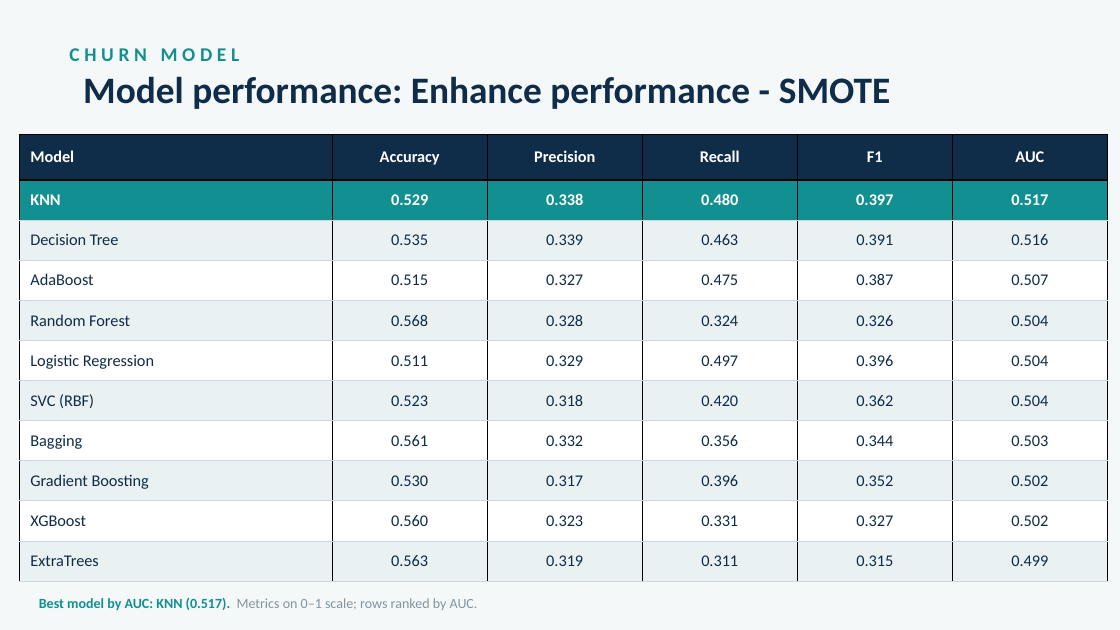
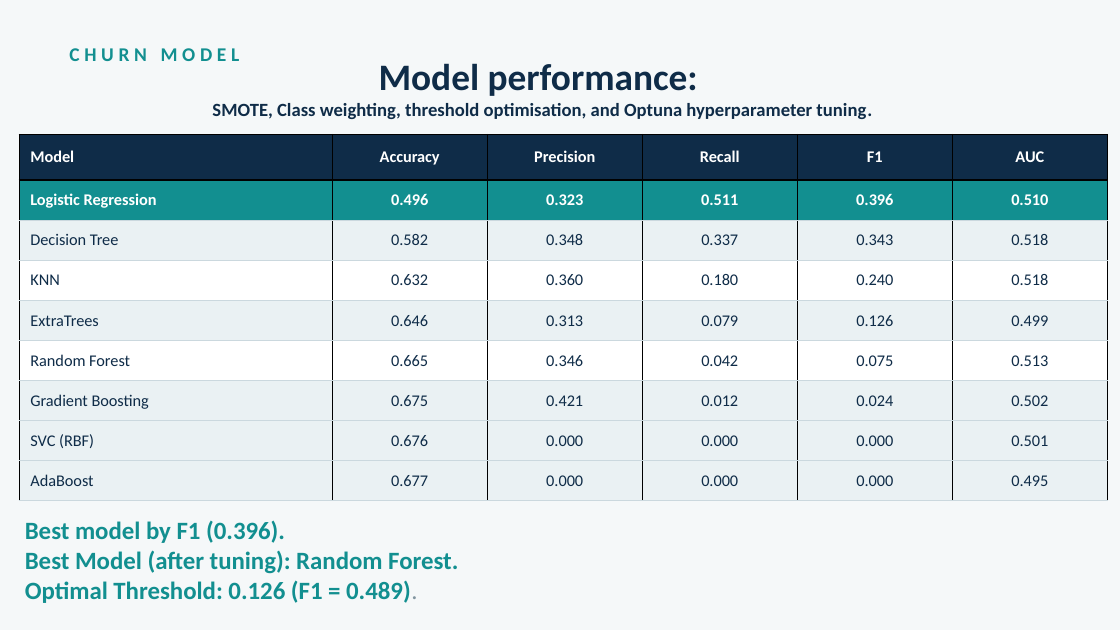
Before and after one commit to Queentutsi/RideWise-Project, a slide deck: slide 18 of Data/RideWise Churn Probabbility.pptx. Drawn at 1120x630 pixels with LibreOffice and Linux fonts; fonts in the diff are those of the drawing; background and template pictures are left out. Boxes give left, top, right and bottom in pixels: in the first picture for what was removed or moved away, otherwise in the second. Text is boxed around its words. In the diff, an @@ line names an element or a change of style, - is before the commit and + after.

Commit message:
8 models, SHAP issues, Mutual_Information Wins

```diff
--- a/Data/RideWise Churn Probabbility.pptx
+++ b/Data/RideWise Churn Probabbility.pptx
@@ title at (x1=212, y1=63, x2=872, y2=119): text changed; size 24 to 12 pt @@
-Model performance: Enhance performance - SMOTE
+Model performance:
+SMOTE, Class weighting, threshold optimisation, and Optuna hyperparameter tuning.
@@ table at (x1=19, y1=134, x2=1104, y2=501) @@
-row 2: KNN | 0.529 | 0.338 | 0.480 | 0.397 | 0.517
-row 3: Decision Tree | 0.535 | 0.339 | 0.463 | 0.391 | 0.516
-row 4: AdaBoost | 0.515 | 0.327 | 0.475 | 0.387 | 0.507
-row 5: Random Forest | 0.568 | 0.328 | 0.324 | 0.326 | 0.504
-row 6: Logistic Regression | 0.511 | 0.329 | 0.497 | 0.396 | 0.504
-row 7: SVC (RBF) | 0.523 | 0.318 | 0.420 | 0.362 | 0.504
-row 8: Bagging | 0.561 | 0.332 | 0.356 | 0.344 | 0.503
-row 9: Gradient Boosting | 0.530 | 0.317 | 0.396 | 0.352 | 0.502
-row 10: XGBoost | 0.560 | 0.323 | 0.331 | 0.327 | 0.502
-row 11: ExtraTrees | 0.563 | 0.319 | 0.311 | 0.315 | 0.499
+row 2: Logistic Regression | 0.496 | 0.323 | 0.511 | 0.396 | 0.510
+row 3: Decision Tree | 0.582 | 0.348 | 0.337 | 0.343 | 0.518
+row 4: KNN | 0.632 | 0.360 | 0.180 | 0.240 | 0.518
+row 5: ExtraTrees | 0.646 | 0.313 | 0.079 | 0.126 | 0.499
+row 6: Random Forest | 0.665 | 0.346 | 0.042 | 0.075 | 0.513
+row 7: Gradient Boosting | 0.675 | 0.421 | 0.012 | 0.024 | 0.502
+row 8: SVC (RBF) | 0.676 | 0.000 | 0.000 | 0.000 | 0.501
+row 9: AdaBoost | 0.677 | 0.000 | 0.000 | 0.000 | 0.495
@@ text at (x1=25, y1=520, x2=458, y2=603): text changed; size 9 to 16 pt; text colour #8195A0 to #128F90; bold on @@
-Best model by AUC: KNN (0.517). Metrics on 0–1 scale; rows ranked by AUC.
+Best model by F1 (0.396).
+Best Model (after tuning): Random Forest.
+Optimal Threshold: 0.126 (F1 = 0.489).
```
Also in this commit, not shown: 1 other slide changed, 2 slides added, 13 other files.
